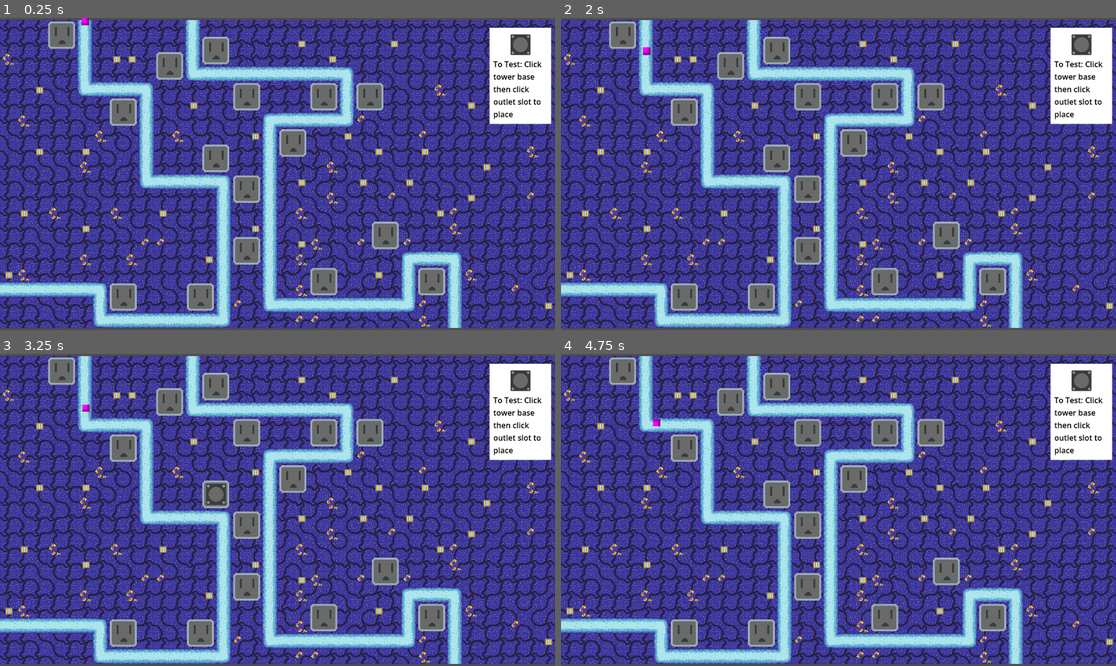
Above: before the commit, frames 1-4 (two rows, left to right).
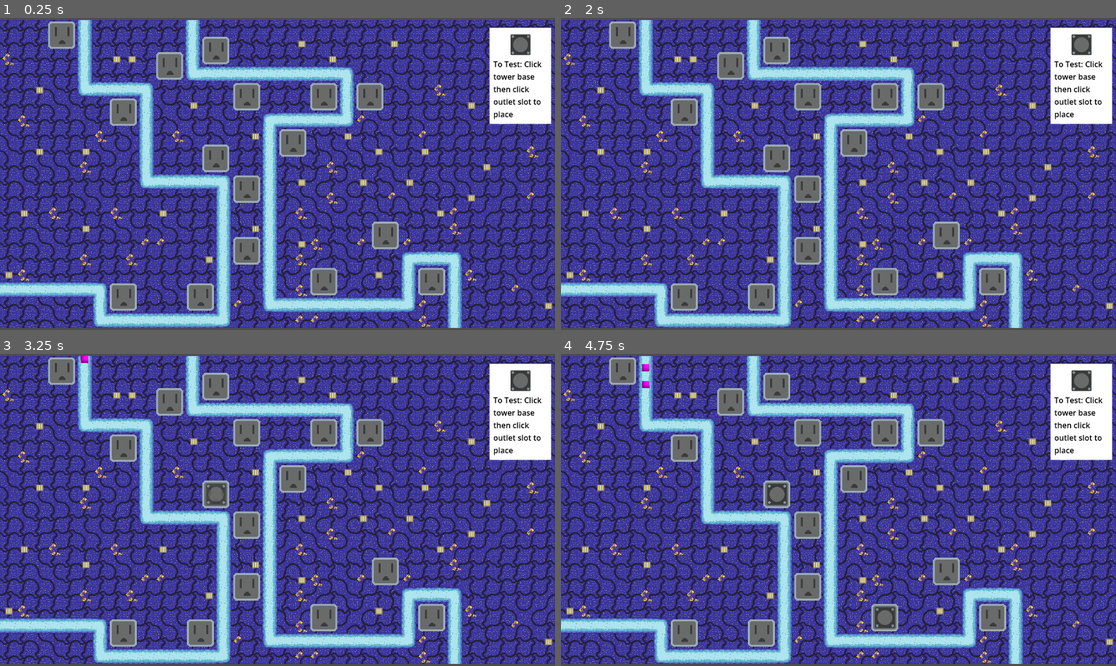
Above: after the commit, the same moments.

Repository: CalebJoines/Computer-Castle
Game: Godot game, scene res://Scenes/game.tscn
The game is run twice, just before and just after one commit, with the same random seed, the same clock (stepped at 60 frames per second) and the same inputs. This scene is started directly instead of the project's main scene.
Inputs (mouse positions are in pixels of both pictures, inside the frame that each line leads up to):
- Up to frame 1 (0.25 s): no input
- Up to frame 2 (2 s): click (1082, 46) at 0.5 s; click (1082, 46) at 1.25 s
- Up to frame 3 (3.25 s): click (521, 382) at 2 s; tap Enter at 2.75 s; drag from (521, 382) to (216, 494) at 2.77 s
- Up to frame 4 (4.75 s): tap Space at 3.5 s; drag from (777, 494) to (882, 619) at 3.52 s; click (882, 619) at 4.42 s

The runs differ from the first frame. In frame 1, less than 0.1% of the frame differs, in the area x 14-17%, y 0-3%; in frame 2, less than 0.1%; in frame 3, less than 0.1%; in frame 4, 0.4%, in the area x 14-61%, y 3-88%.

Commit message:
Implemented a wave and level system as well as wave spawning. Implemented enemy data and tower data as well as the example tower being able to shoot and kill enemies

Diff:
--- /dev/null
+++ b/computer-castle-/Resources/EnemySpawnData.gd
@@ -0,0 +1,6 @@
+extends Resource
+class_name EnemySpawnData
+
+@export var enemy_scene: PackedScene
+@export var count: int = 5
+@export var spawn_interval: float = 1.0
--- /dev/null
+++ b/computer-castle-/Resources/Level1.tres
@@ -0,0 +1,10 @@
+[gd_resource type="Resource" script_class="LevelData" format=3 uid="uid://1exdepnf04vf"]
+
+[ext_resource type="Script" uid="uid://ct34fp7dvyxri" path="res://Resources/LevelData.gd" id="1_fb478"]
+[ext_resource type="Script" uid="uid://d0ydva3gm4av0" path="res://Resources/WaveData.gd" id="2_v4rgq"]
+[ext_resource type="Resource" uid="uid://dih06fakdttx4" path="res://Resources/Wave1.tres" id="3_v4rgq"]
+
+[resource]
+script = ExtResource("1_fb478")
+waves = Array[ExtResource("2_v4rgq")]([ExtResource("3_v4rgq")])
+metadata/_custom_type_script = "uid://ct34fp7dvyxri"
--- /dev/null
+++ b/computer-castle-/Resources/LevelData.gd
@@ -0,0 +1,4 @@
+extends Resource
+class_name LevelData
+
+@export var waves: Array[WaveData] = []
--- /dev/null
+++ b/computer-castle-/Resources/Wave1.tres
@@ -0,0 +1,15 @@
+[gd_resource type="Resource" script_class="WaveData" format=3 uid="uid://dih06fakdttx4"]
+
+[ext_resource type="Script" uid="uid://d0ydva3gm4av0" path="res://Resources/WaveData.gd" id="1_hhdvc"]
+[ext_resource type="Script" uid="uid://3bvc7ulixw45" path="res://Resources/EnemySpawnData.gd" id="2_q1of8"]
+[ext_resource type="PackedScene" uid="uid://cpefxcv7hbp3e" path="res://Scenes/enemy.tscn" id="3_q1of8"]
+
+[sub_resource type="Resource" id="Resource_q1of8"]
+script = ExtResource("2_q1of8")
+enemy_scene = ExtResource("3_q1of8")
+metadata/_custom_type_script = "uid://3bvc7ulixw45"
+
+[resource]
+script = ExtResource("1_hhdvc")
+spawns = Array[ExtResource("2_q1of8")]([SubResource("Resource_q1of8")])
+metadata/_custom_type_script = "uid://d0ydva3gm4av0"
--- /dev/null
+++ b/computer-castle-/Resources/WaveData.gd
@@ -0,0 +1,5 @@
+extends Resource
+class_name WaveData
+
+@export var spawns: Array[EnemySpawnData] = []
+@export var delay_before_wave: float = 3.0
--- a/computer-castle-/Scenes/enemy.tscn
+++ b/computer-castle-/Scenes/enemy.tscn
@@ -1,4 +1,6 @@
 [gd_scene format=3 uid="uid://cpefxcv7hbp3e"]
+
+[ext_resource type="Script" uid="uid://cbfa38bdqqvyu" path="res://Scripts/enemy.gd" id="1_hghv2"]
 
 [sub_resource type="PlaceholderTexture2D" id="PlaceholderTexture2D_ne65n"]
 
@@ -6,6 +8,7 @@
 size = Vector2(15.5, 14.5)
 
 [node name="Enemy" type="Area2D" unique_id=1902402437]
+script = ExtResource("1_hghv2")
 
 [node name="Sprite2D" type="Sprite2D" parent="." unique_id=1276315250]
 scale = Vector2(15.249999, 15.249999)
--- a/computer-castle-/Scenes/game.tscn
+++ b/computer-castle-/Scenes/game.tscn
@@ -2,10 +2,10 @@
 
 [ext_resource type="Texture2D" uid="uid://bt8o3twbusjci" path="res://Sprites/Environment Sprites/Paths Spritesheet.png" id="1_qxrlw"]
 [ext_resource type="Texture2D" uid="uid://brudjts5cxjux" path="res://Sprites/Environment Sprites/outlet tile.png" id="2_wrm1d"]
-[ext_resource type="Script" uid="uid://cjs23krcy71yw" path="res://Scripts/path_follow_2d.gd" id="5_1l0tm"]
 [ext_resource type="PackedScene" uid="uid://27okq7sh52dx" path="res://Scenes/tower_menu.tscn" id="5_i6g32"]
-[ext_resource type="PackedScene" uid="uid://cpefxcv7hbp3e" path="res://Scenes/enemy.tscn" id="5_wowpa"]
 [ext_resource type="PackedScene" uid="uid://1wmo8smiwhii" path="res://Scenes/tower_slot_area.tscn" id="6_1l0tm"]
+[ext_resource type="PackedScene" uid="uid://evmuvp8nw6ds" path="res://Scenes/spawner.tscn" id="7_v158k"]
+[ext_resource type="Resource" uid="uid://1exdepnf04vf" path="res://Resources/Level1.tres" id="8_h4fw4"]
 
 [sub_resource type="TileSetAtlasSource" id="TileSetAtlasSource_3dryh"]
 texture = ExtResource("1_qxrlw")
@@ -138,12 +138,6 @@
 [node name="Path2D" type="Path2D" parent="." unique_id=340484906]
 curve = SubResource("Curve2D_i6g32")
 
-[node name="PathFollow2D" type="PathFollow2D" parent="Path2D" unique_id=1130770435]
-position = Vector2(175, 7)
-rotation = 1.5566128
-loop = false
-script = ExtResource("5_1l0tm")
-
-[node name="Enemy" parent="Path2D/PathFollow2D" unique_id=1902402437 instance=ExtResource("5_wowpa")]
-position = Vector2(-3.971232, -2.0565338)
-rotation = -1.5566128
+[node name="Spawner" parent="." unique_id=924887762 node_paths=PackedStringArray("path") instance=ExtResource("7_v158k")]
+level_data = ExtResource("8_h4fw4")
+path = NodePath("../Path2D")
--- /dev/null
+++ b/computer-castle-/Scenes/spawner.tscn
@@ -0,0 +1,6 @@
+[gd_scene format=3 uid="uid://evmuvp8nw6ds"]
+
+[ext_resource type="Script" uid="uid://bwwreaub1ypca" path="res://Scripts/enemyspawner.gd" id="1_2bop2"]
+
+[node name="Spawner" type="Node2D" unique_id=924887762]
+script = ExtResource("1_2bop2")
--- a/computer-castle-/Scenes/test_tower_area.tscn
+++ b/computer-castle-/Scenes/test_tower_area.tscn
@@ -2,12 +2,18 @@
 
 [ext_resource type="Script" uid="uid://ddyc8lkelnrej" path="res://Scripts/test_tower_area.gd" id="1_7bet4"]
 [ext_resource type="Texture2D" uid="uid://3n6gbga1mqtb" path="res://Sprites/Tower Sprites/TowerBase.png" id="1_lfqyg"]
+
+[sub_resource type="CircleShape2D" id="CircleShape2D_7bet4"]
+radius = 259.1563
 
 [sub_resource type="RectangleShape2D" id="RectangleShape2D_7bet4"]
 size = Vector2(64, 64)
 
 [node name="TestTowerArea" type="Area2D" unique_id=1143239560]
 script = ExtResource("1_7bet4")
+
+[node name="TowerRange" type="CollisionShape2D" parent="." unique_id=589748191]
+shape = SubResource("CircleShape2D_7bet4")
 
 [node name="CollisionShape2D" type="CollisionShape2D" parent="." unique_id=1473779165]
 shape = SubResource("RectangleShape2D_7bet4")
@@ -16,4 +22,8 @@
 texture_filter = 1
 texture = ExtResource("1_lfqyg")
 
+[connection signal="area_entered" from="." to="." method="_on_area_entered"]
+[connection signal="area_exited" from="." to="." method="_on_area_exited"]
+[connection signal="body_entered" from="." to="." method="_on_body_entered"]
+[connection signal="body_exited" from="." to="." method="_on_body_exited"]
 [connection signal="input_event" from="." to="." method="_on_input_event"]
--- /dev/null
+++ b/computer-castle-/Scripts/enemy.gd
@@ -0,0 +1,28 @@
+extends Area2D
+class_name Enemy
+
+@export var max_hp: int = 10
+@export var move_speed: float = 35.0
+@export var damage_to_base: int = 1
+
+var path_follow
+var hp: int
+
+func _ready():
+	add_to_group("enemies")
+	path_follow = get_parent()
+	hp = max_hp
+
+func _process(delta: float) -> void:
+	path_follow.progress += move_speed * delta
+
+func take_damage(amount: int):
+	hp -= amount
+	if hp <= 0:
+		die()
+
+func die():
+	if path_follow:
+		path_follow.queue_free()
+	else:
+		queue_free()
--- /dev/null
+++ b/computer-castle-/Scripts/enemyspawner.gd
@@ -0,0 +1,48 @@
+extends Node2D
+class_name EnemySpawner
+
+@export var level_data: LevelData
+@export var path: Path2D
+
+var current_wave := 0
+var wave_in_progress := false
+
+func _ready():
+	start_level()
+
+func start_level() -> void:
+	print("Starting Level")
+	current_wave = 0
+	await _run_all_waves()
+
+func _run_all_waves() -> void:
+	for wave in level_data.waves:
+		await get_tree().create_timer(wave.delay_before_wave).timeout
+		await _run_wave(wave)
+
+		# Optional: wait until all enemies from this wave are dead
+		await _wait_until_wave_cleared()
+
+	print("Level complete!")
+
+func _run_wave(wave: WaveData) -> void:
+	wave_in_progress = true
+
+	for spawn_group in wave.spawns:
+		for i in range(spawn_group.count):
+			_spawn_enemy(spawn_group.enemy_scene)
+			await get_tree().create_timer(spawn_group.spawn_interval).timeout
+
+	wave_in_progress = false
+
+func _spawn_enemy(enemy_scene: PackedScene) -> void:
+	var enemy = enemy_scene.instantiate()
+
+	# Example if using PathFollow2D
+	var path_follow := PathFollow2D.new()
+	path.add_child(path_follow)
+	path_follow.add_child(enemy)
+
+func _wait_until_wave_cleared() -> void:
+	while wave_in_progress or get_tree().get_nodes_in_group("enemies").size() > 0:
+		await get_tree().process_frame
--- a/computer-castle-/Scripts/path_follow_2d.gd
+++ /dev/null
@@ -1,12 +0,0 @@
-extends PathFollow2D
-
-const move_speed = 35
-
-# Called when the node enters the scene tree for the first time.
-func _ready() -> void:
-	pass # Replace with function body.
-
-
-# Called every frame. 'delta' is the elapsed time since the previous frame.
-func _process(delta: float) -> void:
-	progress += move_speed * delta
--- a/computer-castle-/Scripts/test_tower_area.gd
+++ b/computer-castle-/Scripts/test_tower_area.gd
@@ -1,14 +1,27 @@
 extends Area2D
+
+@export var damage: int = 1
+@export var fire_rate: float = 1.0
+
+var enemies_in_range: Array[Node] = []
+var can_shoot = true
 
 var dragging := true
 
 func _process(delta):
 	if dragging:
 		global_position = get_global_mouse_position()
+	else:
+		if can_shoot and enemies_in_range.size() > 0:
+			var target = _get_first_valid_target()
+			if target:
+				shoot(target)
 
 func try_place():
+	print("trying to place")
 	for slot in get_tree().get_nodes_in_group("slots"):
 		if slot.can_place_tower() and slot.global_position.distance_to(global_position) < 32:
+			print("placed")
 			slot.place_tower(self)
 			dragging = false
 			modulate = Color(1,1,1,1)
@@ -16,7 +29,30 @@
 
 	queue_free()
 
-func _on_input_event(viewport: Node, event: InputEvent, shape_idx: int) -> void:
-	if event is InputEventMouseButton and event.button_index == MOUSE_BUTTON_LEFT:
+func _input(event):
+	if dragging and event is InputEventMouseButton and event.button_index == MOUSE_BUTTON_LEFT:
 		if not event.pressed:
 			try_place()
+
+func _get_first_valid_target():
+	for enemy in enemies_in_range:
+		if is_instance_valid(enemy):
+			return enemy
+	return null
+
+func shoot(target):
+	can_shoot = false
+	target.take_damage(damage)
+	await get_tree().create_timer(fire_rate).timeout
+	can_shoot = true
+
+
+func _on_area_entered(body: Area2D) -> void:
+	if body.is_in_group("enemies"):
+		print("enemy in range")
+		enemies_in_range.append(body)
+
+func _on_area_exited(body: Area2D) -> void:
+	if body in enemies_in_range:
+		print("enemy out of range")
+		enemies_in_range.erase(body)
--- a/computer-castle-/Scripts/tower_slot_area.gd
+++ b/computer-castle-/Scripts/tower_slot_area.gd
@@ -2,6 +2,9 @@
 
 var is_occupied = false
 var current_tower = null
+
+func _ready():
+	add_to_group("slots")
 
 func can_place_tower() -> bool:
 	return not is_occupied
Not shown, added: computer-castle-/Resources/EnemySpawnData.gd.uid
Not shown, added: computer-castle-/Resources/LevelData.gd.uid
Not shown, added: computer-castle-/Resources/WaveData.gd.uid
Not shown, added: computer-castle-/Scripts/enemy.gd.uid
Not shown, added: computer-castle-/Scripts/enemyspawner.gd.uid
Not shown, removed: computer-castle-/Scripts/path_follow_2d.gd.uid
